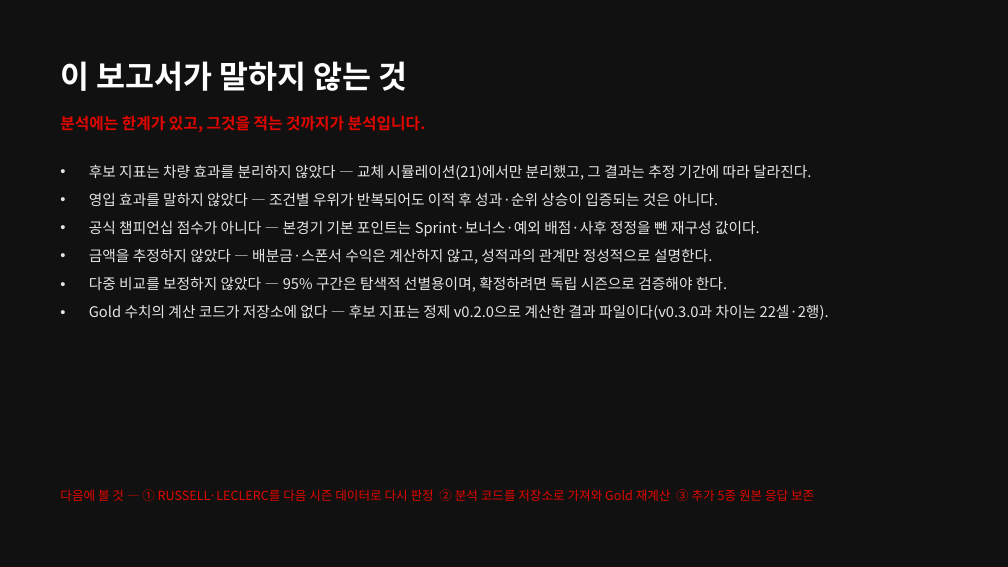
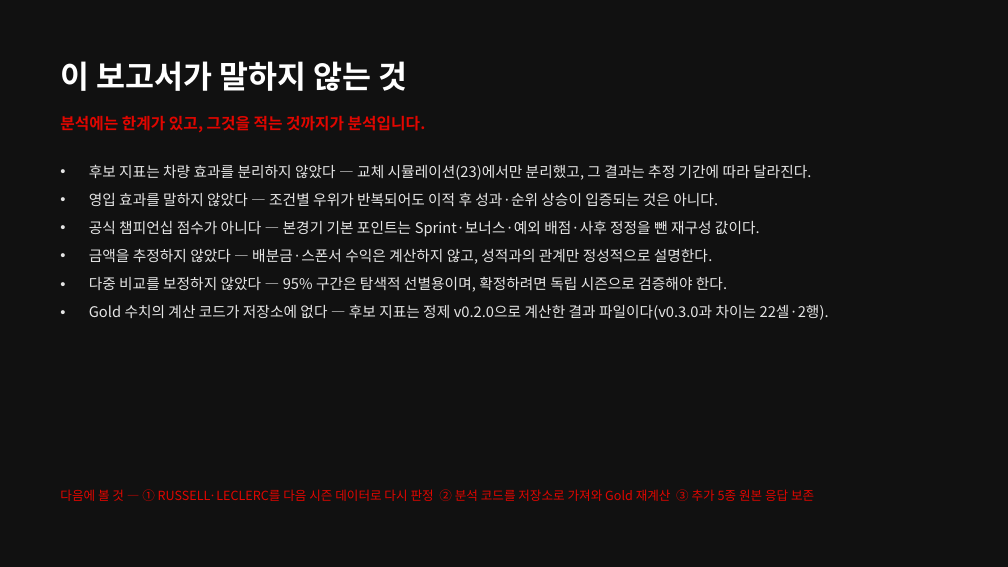
Before and after one commit to encore-ai-campus/mlo-02-p2-team1, a slide deck: slide 27 of docs/F1_TeamBuilder_발표자료.pptx (slide 25 before the commit). Drawn at 1008x567 pixels with LibreOffice and Linux fonts; fonts in the diff are those of the drawing. Boxes give left, top, right and bottom in pixels: in the first picture for what was removed or moved away, otherwise in the second. Text is boxed around its words. In the diff, an @@ line names an element or a change of style, - is before the commit and + after.

```diff
--- a/docs/F1_TeamBuilder_발표자료.pptx
+++ b/docs/F1_TeamBuilder_발표자료.pptx
@@ text at (x1=89, y1=164, x2=811, y2=180): text changed @@
-• 후보 지표는 차량 효과를 분리하지 않았다 — 교체 시뮬레이션(21)에서만 분리했고, 그 결과는 추정 기간에 따라 달라진다.
+• 후보 지표는 차량 효과를 분리하지 않았다 — 교체 시뮬레이션(23)에서만 분리했고, 그 결과는 추정 기간에 따라 달라진다.
```
Also in this commit, not shown: 9 other slides changed, 2 slides added, 13 other files.
